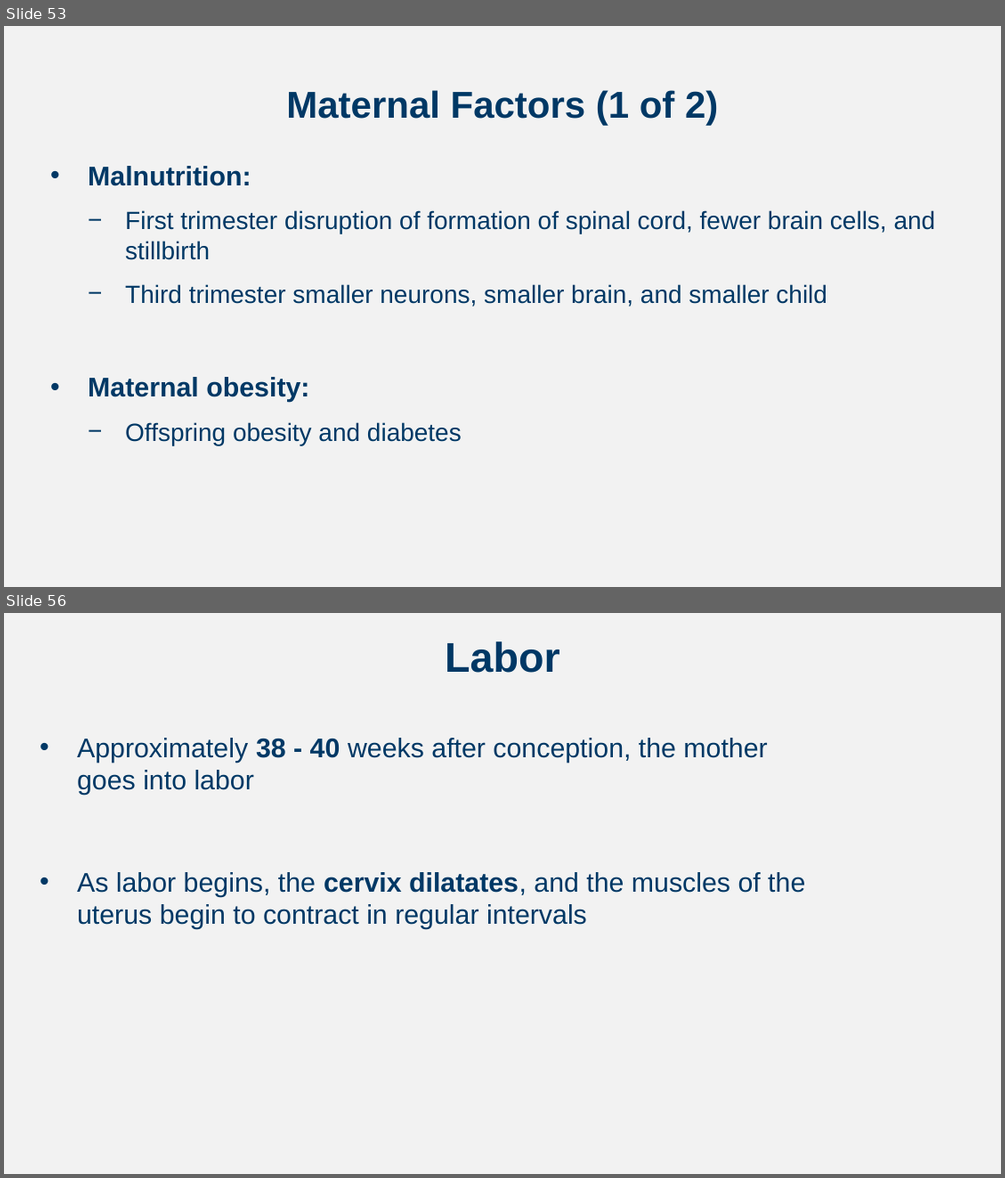
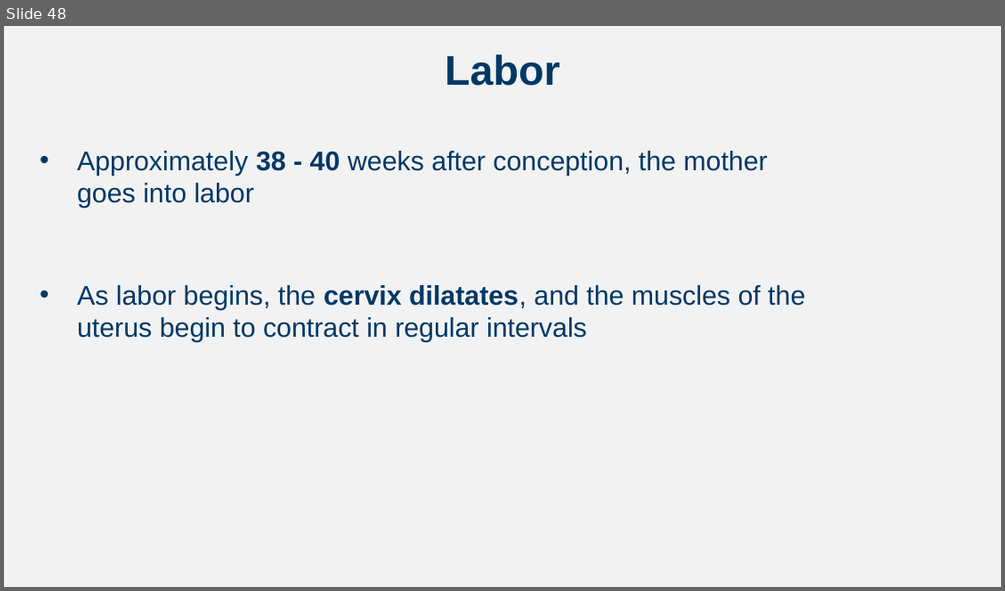
Before and after one commit to npm27/Teaching-Materials, a slide deck: Developmental Fall 24/Slides/Chapter 2.pptx. Shown one above the other, each under a label of ours: slides 53 and 56 before the commit, slide 48 after it; the slides between them are not shown. The pictures are 1005x1178 and 1005x591 pixels, drawn with LibreOffice and Linux fonts; fonts in the diff are those of the drawing. Boxes give left, top, right and bottom in pixels: in the first picture for what was removed or moved away, otherwise in the second. Text is boxed around its words. In the diff, an @@ line names an element or a change of style, - is before the commit and + after.

```diff
--- a/Developmental Fall 24/Slides/Chapter 2.pptx
+++ b/Developmental Fall 24/Slides/Chapter 2.pptx
@@ slide 53 removed at (4, 26, 1001, 587), background #F2F2F2 @@
@@ title removed at (286, 90, 718, 125) @@
-Maternal Factors (1 of 2)
@@ text removed at (88, 166, 936, 445) @@
-• Malnutrition:
-  − First trimester disruption of formation of spinal cord, fewer brain cells, and stillbirth
-  − Third trimester smaller neurons, smaller brain, and smaller child
-• Maternal obesity:
-  − Offspring obesity and diabetes
@@ what was slide 56 is now slide 48 @@
```
Also in this commit, not shown: 1 slide changed, 8 other slides removed, 7 other files.
